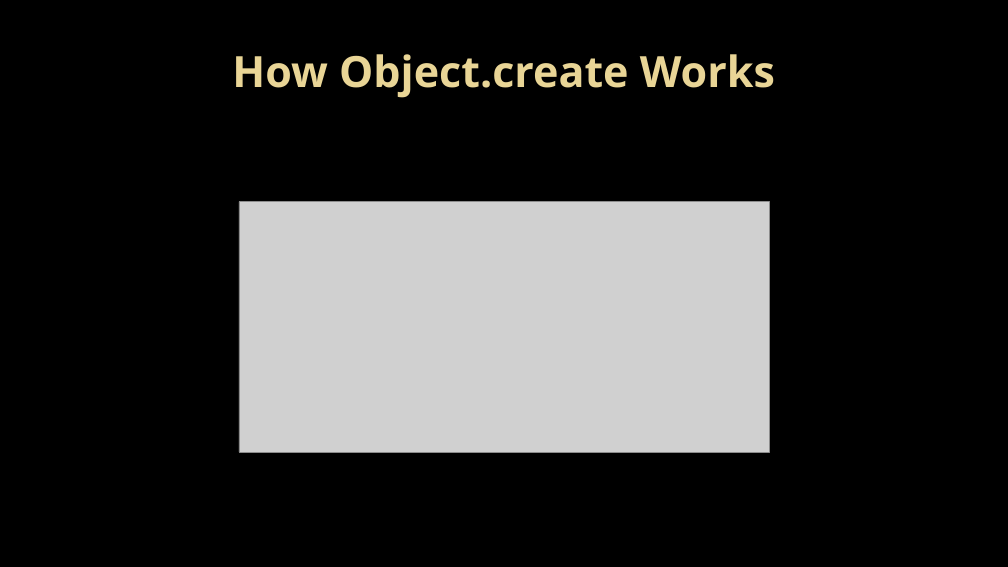
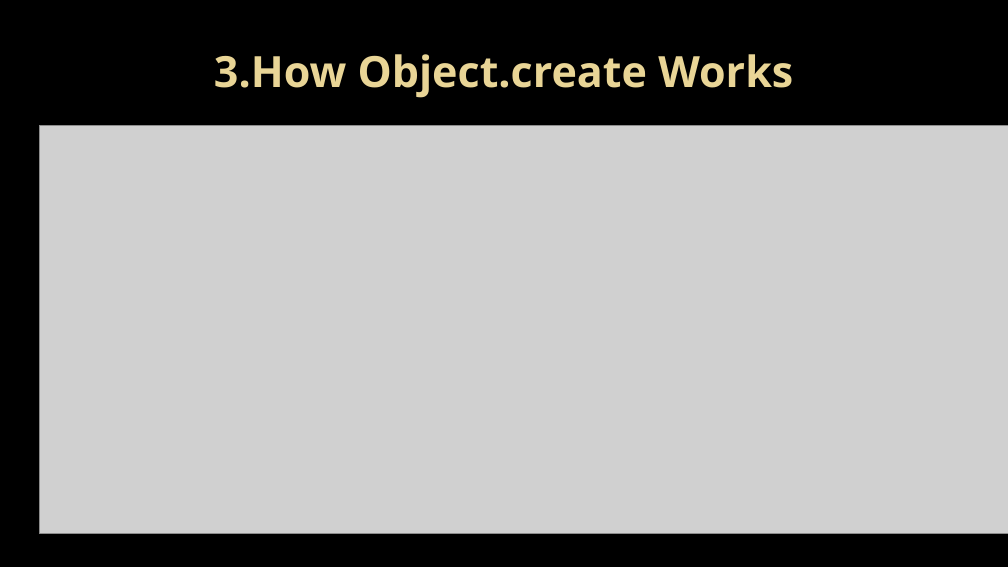
Before and after one commit to salman3009/newtownJuneBatch, a slide deck: slide 21 of 2022/June_Batch/5Javascript/others/new-version/10javascript - OOPS.pptx. Drawn at 1008x567 pixels with LibreOffice and Linux fonts; fonts in the diff are those of the drawing; grey boxes stand for pictures; background and template pictures are left out. Boxes give left, top, right and bottom in pixels: in the first picture for what was removed or moved away, otherwise in the second. Text is boxed around its words. In the diff, an @@ line names an element or a change of style, - is before the commit and + after.

```diff
--- a/2022/June_Batch/5Javascript/others/new-version/10javascript - OOPS.pptx
+++ b/2022/June_Batch/5Javascript/others/new-version/10javascript - OOPS.pptx
@@ title at <box>214,54,793,98</box>: text changed @@
-How Object.create Works
+3.How Object.create Works
@@ picture: place and size @@
-picture at <box>239,202,769,452</box>
+picture at <box>39,126,1008,534</box>
```
Also in this commit, not shown: 1 other slide changed, 1 slide added, 19 other files.
